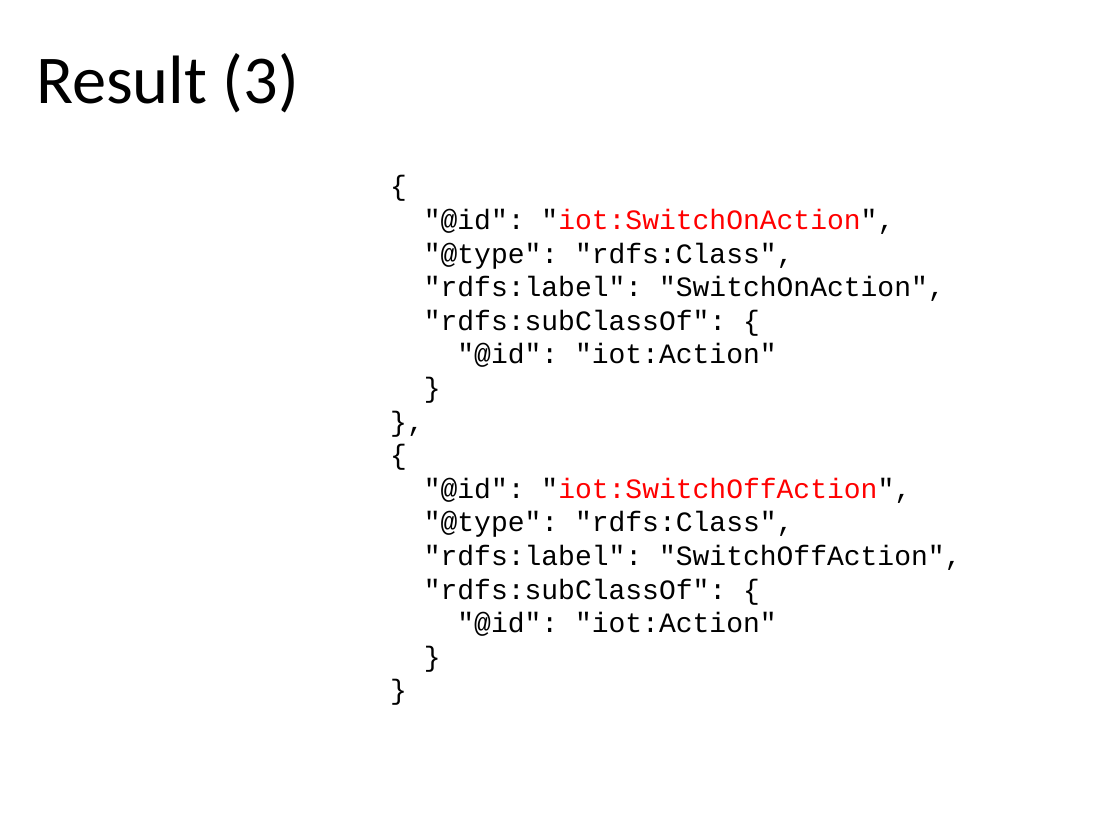
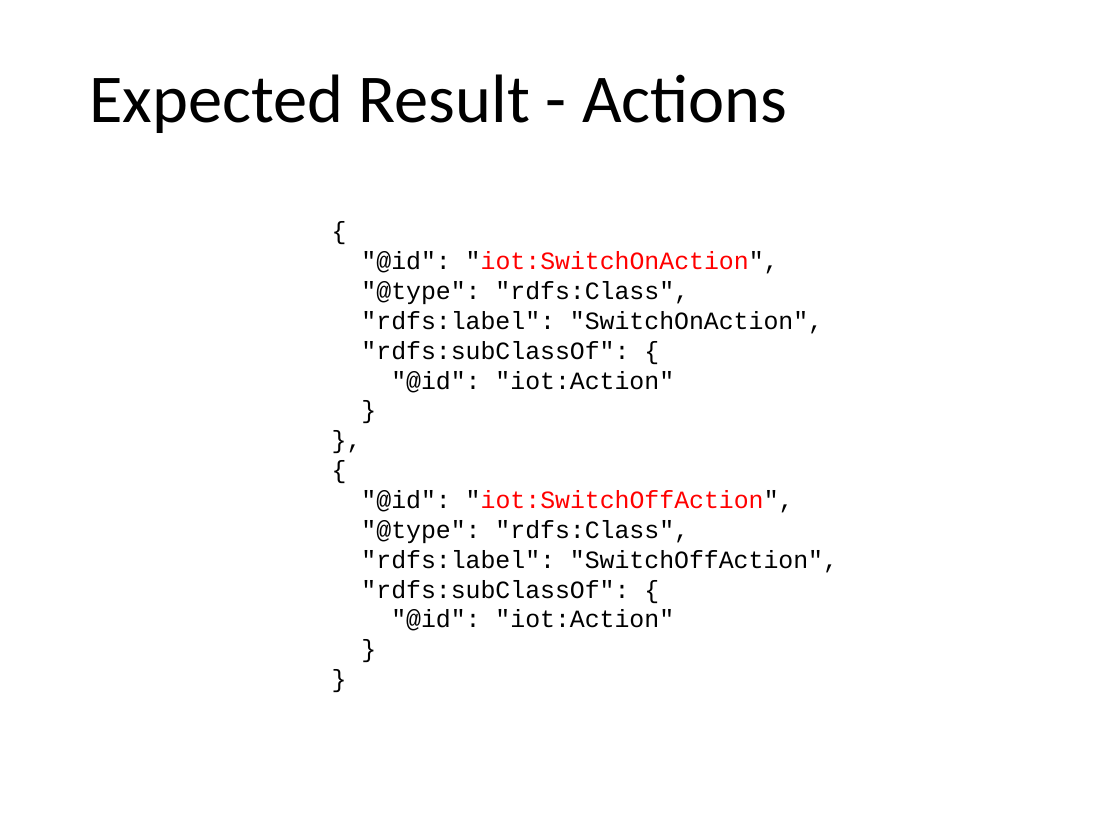
Before and after one commit to t2trg/wishi, a slide deck: slide 12 of slides/ietf106/SemanticProxy.pptx (slide 13 before the commit). Drawn at 1120x840 pixels with LibreOffice and Linux fonts; fonts in the diff are those of the drawing. Boxes give left, top, right and bottom in pixels: in the first picture for what was removed or moved away, otherwise in the second. Text is boxed around its words. In the diff, an @@ line names an element or a change of style, - is before the commit and + after.

```diff
--- a/slides/ietf106/SemanticProxy.pptx
+++ b/slides/ietf106/SemanticProxy.pptx
@@ title at (89, 74, 787, 133): text changed @@
-Result (3)
+Expected Result - Actions
@@ text "{": place and size @@
-text "{" at (424, 209, 961, 636)
+text "{" at (361, 251, 838, 631)
@@ text "{" at (361, 251, 838, 631): size 18 to 16 pt @@
```
Also in this commit, not shown: 9 other slides changed, 2 slides added.
